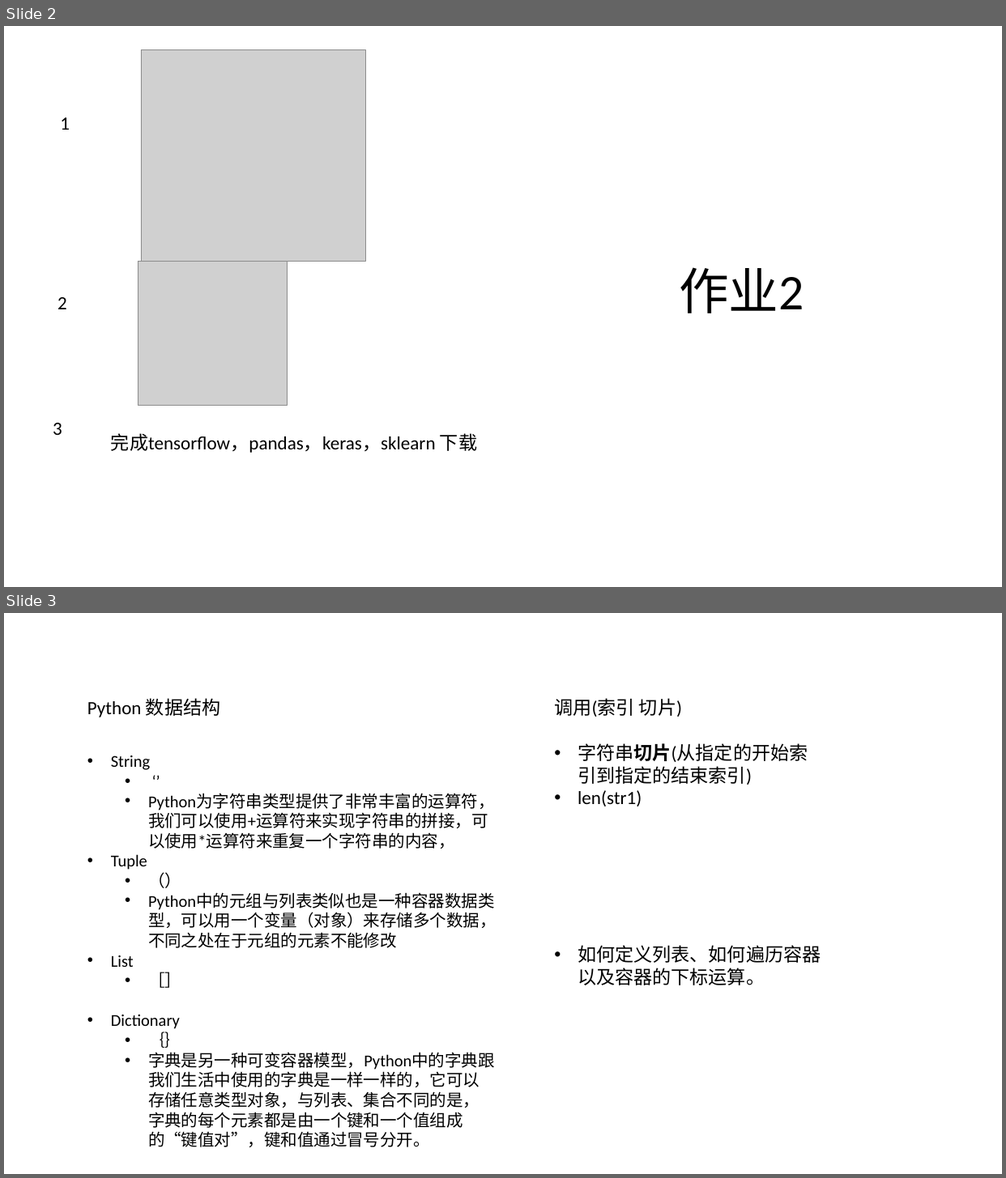
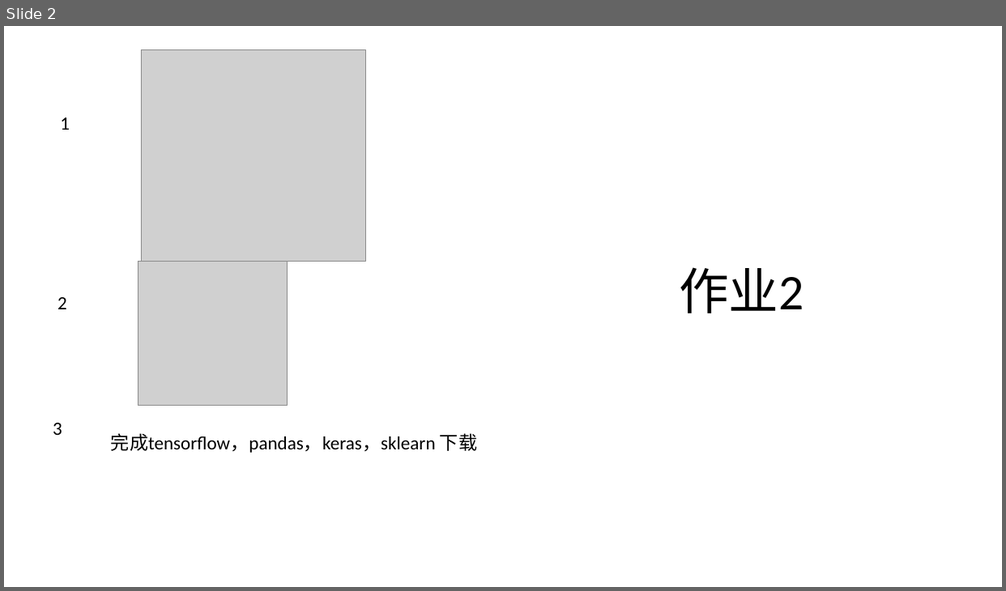
Before and after one commit to erdeq-upenn/stock, a slide deck: wk3/WK3.pptx. Shown one above the other, each under a label of ours: slides 2 and 3 before the commit, slide 2 after it. The pictures are 1006x1178 and 1006x591 pixels, drawn with LibreOffice and Linux fonts; fonts in the diff are those of the drawing; grey boxes stand for pictures. Boxes give left, top, right and bottom in pixels: in the first picture for what was removed or moved away, otherwise in the second. Text is boxed around its words. In the diff, an @@ line names an element or a change of style, - is before the commit and + after.

```diff
--- a/wk3/WK3.pptx
+++ b/wk3/WK3.pptx
@@ slide 3 removed at bbox=[4, 613, 1002, 1174], background #FFFFFF @@
@@ text removed at bbox=[87, 698, 220, 717] @@
-Python 数据结构
@@ text removed at bbox=[554, 698, 820, 986] @@
-调用(索引 切片)
-• 字符串切片(从指定的开始索引到指定的结束索引)
-• len(str1)
-• 如何定义列表、如何遍历容器以及容器的下标运算。
@@ text removed at bbox=[111, 756, 496, 1148] @@
-• String
-  • ‘’
-  • Python为字符串类型提供了非常丰富的运算符，我们可以使用+运算符来实现字符串的拼接，可以使用*运算符来重复一个字符串的内容，
-• Tuple
-  • （）
-  • Python中的元组与列表类似也是一种容器数据类型，可以用一个变量（对象）来存储多个数据，不同之处在于元组的元素不能修改
-• List
-  • ［］
-• Dictionary
-  • ｛｝
-  • 字典是另一种可变容器模型，Python中的字典跟我们生活中使用的字典是一样一样的，它可以存储任意类型对象，与列表、集合不同的是，字典的每个元素都是由一个键和一个值组成的“键值对”，键和值通过冒号分开。
```
Also in this commit, not shown: 3 slides added, 5 other slides removed, 16 other files.
